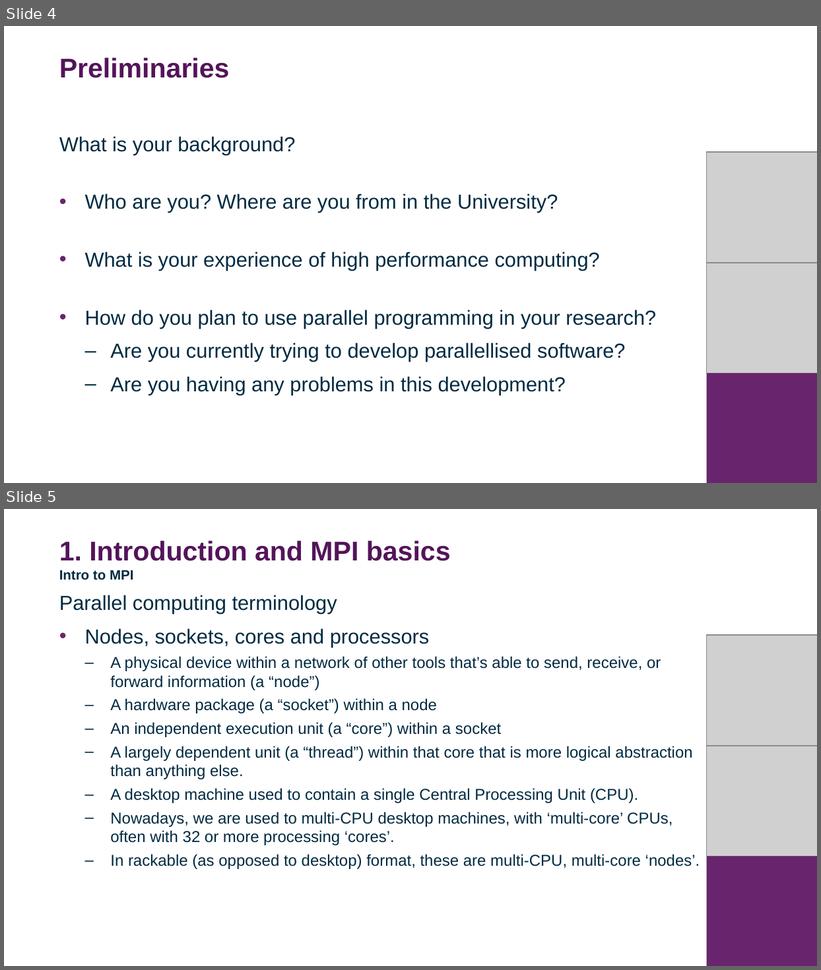
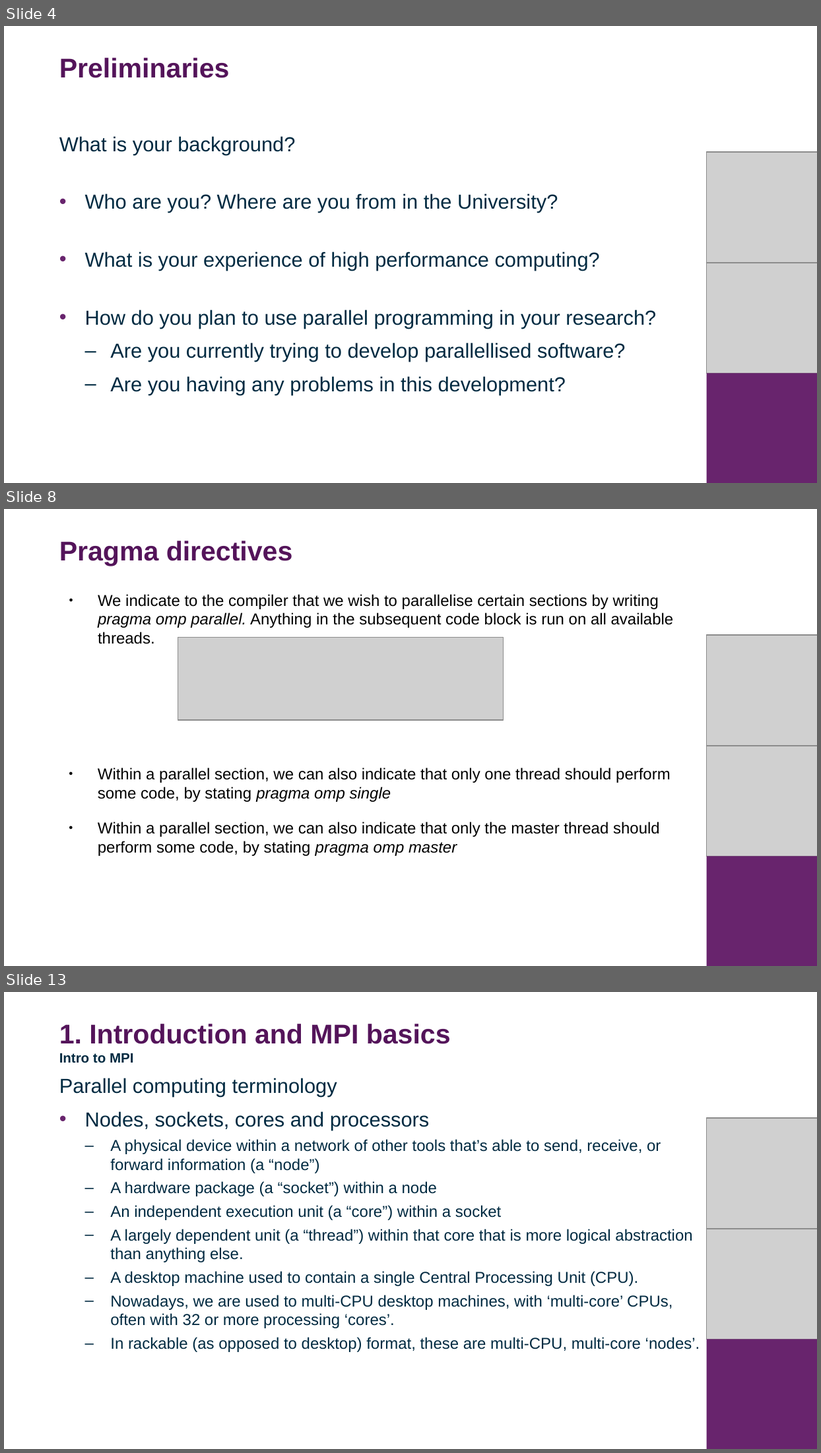
Before and after one commit to DurhamARC-Training/BasicParallelProgramming, a slide deck: MPIShortCourse_October.odp. Shown one above the other, each under a label of ours: slides 4 and 5 before the commit, slides 4, 8 and 13 after it; the slides between them are not shown. The pictures are 821x970 and 821x1453 pixels, drawn with LibreOffice and Linux fonts; fonts in the diff are those of the drawing; grey boxes stand for pictures; background and template pictures are left out. Boxes give left, top, right and bottom in pixels: in the first picture for what was removed or moved away, otherwise in the second. Text is boxed around its words. In the diff, an @@ line names an element or a change of style, - is before the commit and + after.

```diff
--- a/MPIShortCourse_October.odp
+++ b/MPIShortCourse_October.odp
@@ slide 8 added at (x1=4, y1=509, x2=817, y2=966), background #FFFFFF @@
@@ title added at (x1=59, y1=541, x2=293, y2=566), 24 pt, text #54145A, bold @@
+Pragma directives
@@ text added at (x1=98, y1=594, x2=674, y2=644), 14 pt, text #000000 @@
+● We indicate to the compiler that we wish to parallelise certain sections by writing pragma omp parallel. Anything in the subsequent code block is run on all available threads.
@@ picture added at (x1=178, y1=638, x2=504, y2=720) @@
@@ picture added at (x1=706, y1=635, x2=817, y2=746) @@
@@ picture added at (x1=706, y1=746, x2=817, y2=856) @@
@@ text added at (x1=98, y1=768, x2=671, y2=856), 14 pt, text #000000 @@
+● Within a parallel section, we can also indicate that only one thread should perform some code, by stating pragma omp single
+● Within a parallel section, we can also indicate that only the master thread should perform some code, by stating pragma omp master
@@ rectangle added at (x1=706, y1=856, x2=817, y2=966), fill #68246D @@
@@ what was slide 5 is now slide 13 @@
```
Also in this commit, not shown: 7 other slides added, 1 other file.
